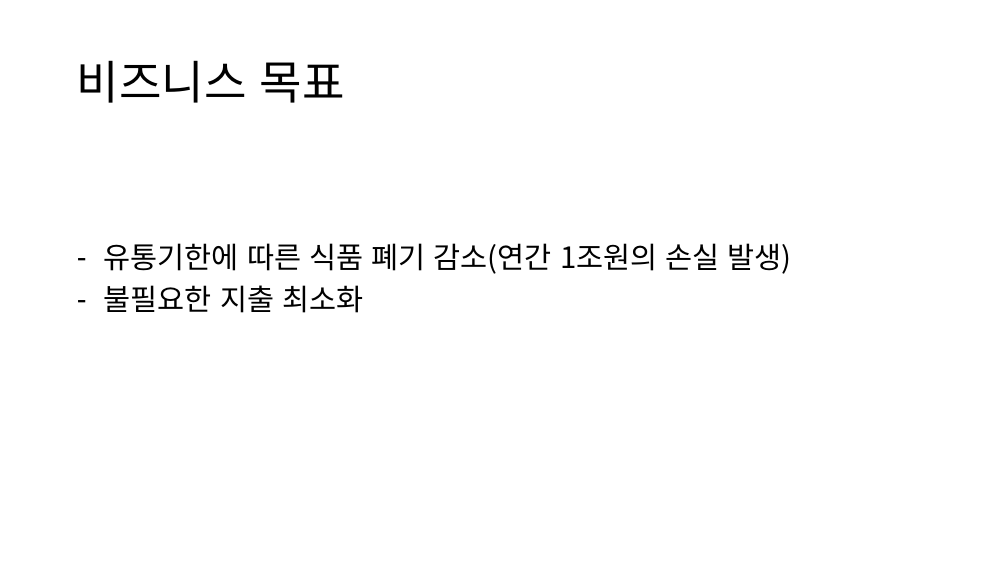
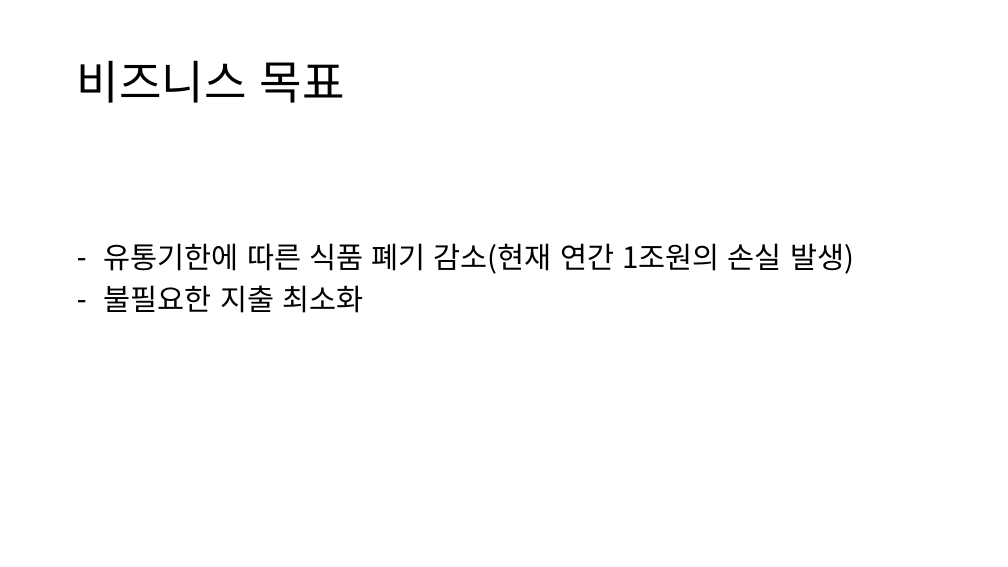
Before and after one commit to LumiereKANG/SW_development, a slide deck: slide 3 of ETC/프로젝트 제안서 7조.pptx. Drawn at 1008x567 pixels with LibreOffice and Linux fonts; fonts in the diff are those of the drawing. Boxes give left, top, right and bottom in pixels: in the first picture for what was removed or moved away, otherwise in the second. Text is boxed around its words. In the diff, an @@ line names an element or a change of style, - is before the commit and + after.

```diff
--- a/ETC/프로젝트 제안서 7조.pptx
+++ b/ETC/프로젝트 제안서 7조.pptx
@@ text at [104,243,854,274]: text changed @@
-– 유통기한에 따른 식품 폐기 감소(연간 1조원의 손실 발생)
+– 유통기한에 따른 식품 폐기 감소(현재 연간 1조원의 손실 발생)
```
Also in this commit, not shown: 6 other slides changed, 1 slide added, 2 slides removed.
